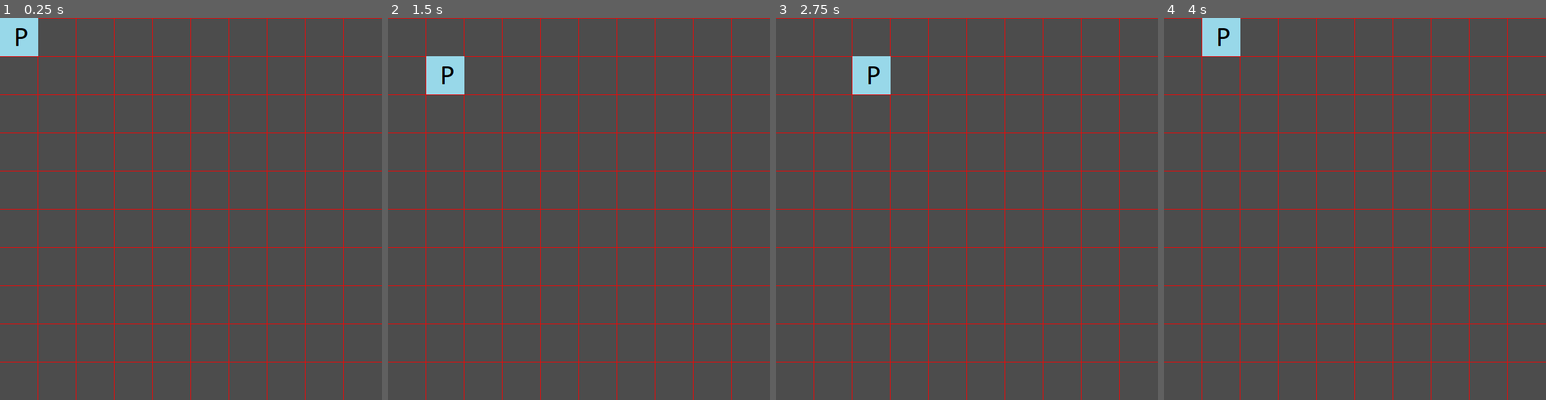
Above: before the commit, frames 1-4 (left to right).
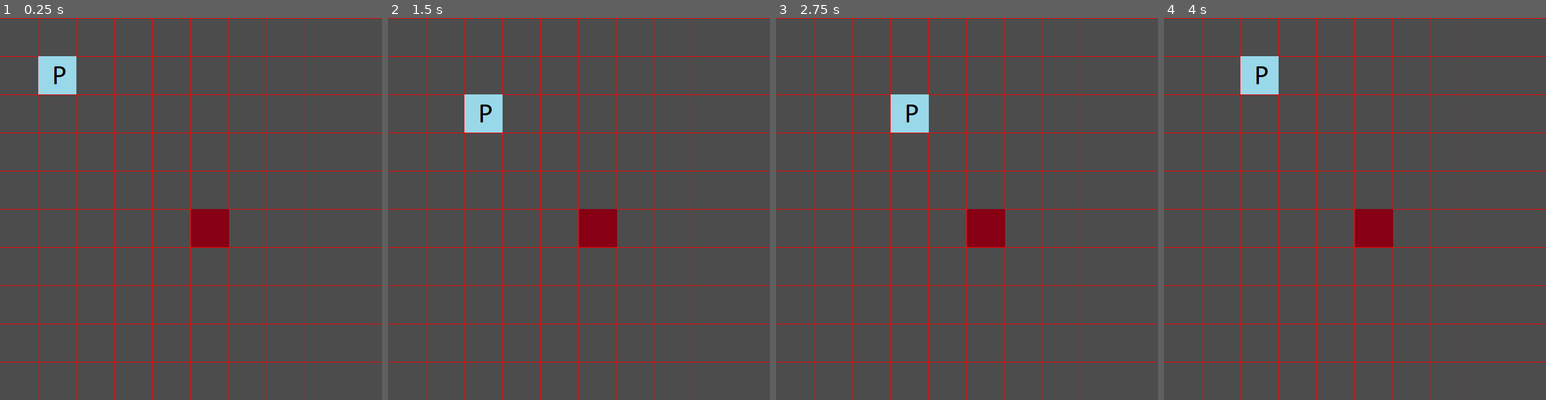
Above: after the commit, the same moments.

Repository: Eranot/LudumDare43
Game: Godot game, scene res://Main.tscn
Two runs of this game, one before a commit and one after it. Both use one fixed random seed, a clock stepped at 60 frames per second and the inputs below. The project has no main scene, so this scene is started directly.
Inputs:
- Up to frame 1 (0.25 s): no input
- Up to frame 2 (1.5 s): tap Enter at 0.5 s; hold Right (ui_right) 0.53-1.28 s; tap Space at 1.25 s; hold Down (ui_down) from 1.28 s (still down)
- Up to frame 3 (2.75 s): tap Enter at 2 s; release Down (ui_down) at 2.03 s; hold Right (ui_right) from 2.03 s (still down)
- Up to frame 4 (4 s): tap Space at 2.75 s; release Right (ui_right) at 2.78 s; hold Up (ui_up) 2.78-3.53 s; tap Enter at 3.5 s; hold Left (ui_left) from 3.53 s (still down)

The runs differ from the first frame. In frame 1, 3.0% of the frame differs, in the area x 0-60%, y 0-60%; in frame 2, 3.0%; in frame 3, 3.0%; in frame 4, 3.0%.
Error after the commit: Invalid call. Nonexistent function 'print_test (via call)' in base 'Node2D'. (res://Grid.gd:47)

Commit message:
func add_new_object error

Diff:
--- a/Grid.gd
+++ b/Grid.gd
@@ -21,7 +21,13 @@
 func _ready():
 	screensize = get_viewport_rect().size;
 
-	add_new_object(player, 64, 64, ENTITY_TYPES.PLAYER);
+	for x in range(grid_size.x):
+		grid.append([]);
+		for y in range(grid_size.y):
+			grid[x].append(null);
+
+	add_new_object(player, 1, 1, ENTITY_TYPES.PLAYER);
+	add_new_object(obstacle, 5, 5, ENTITY_TYPES.PLAYER);
 
 
 func _draw():
@@ -33,7 +39,11 @@
 
 
 func add_new_object(new_object, pos_x, pos_y, type):
-	var new_instance = new_object.instance();
-	new_instance.position.x = pos_x - half_tile_size.x;
-	new_instance.position.y = pos_y - half_tile_size.y;
-	add_child(new_instance);
+	if(grid[pos_x][pos_y] == null):
+		var new_instance = new_object.instance();
+		new_instance.position = Vector2(pos_x * tile_size.x + half_tile_size.x, pos_y * tile_size.y + half_tile_size.y);
+		grid[pos_x][pos_y] = type;
+		add_child(new_instance);
+		new_instance.call("print_test");
+		#print(new_instance);
+		#get_children()[get_child_count()-1].print_test();
--- a/Player.gd
+++ b/Player.gd
@@ -4,10 +4,11 @@
 
 var tile_size = 64;
 
-var velocity;
+var grid_pos_x;
+var grid_pos_y;
 
 func _ready():
-
+	print(grid_pos_x);
 	pass
 
 func _physics_process(delta):
@@ -27,3 +28,6 @@
 
 	position.x += direction.x * tile_size;
 	position.y += direction.y * tile_size;
+
+func print_test():
+	print("teste");
